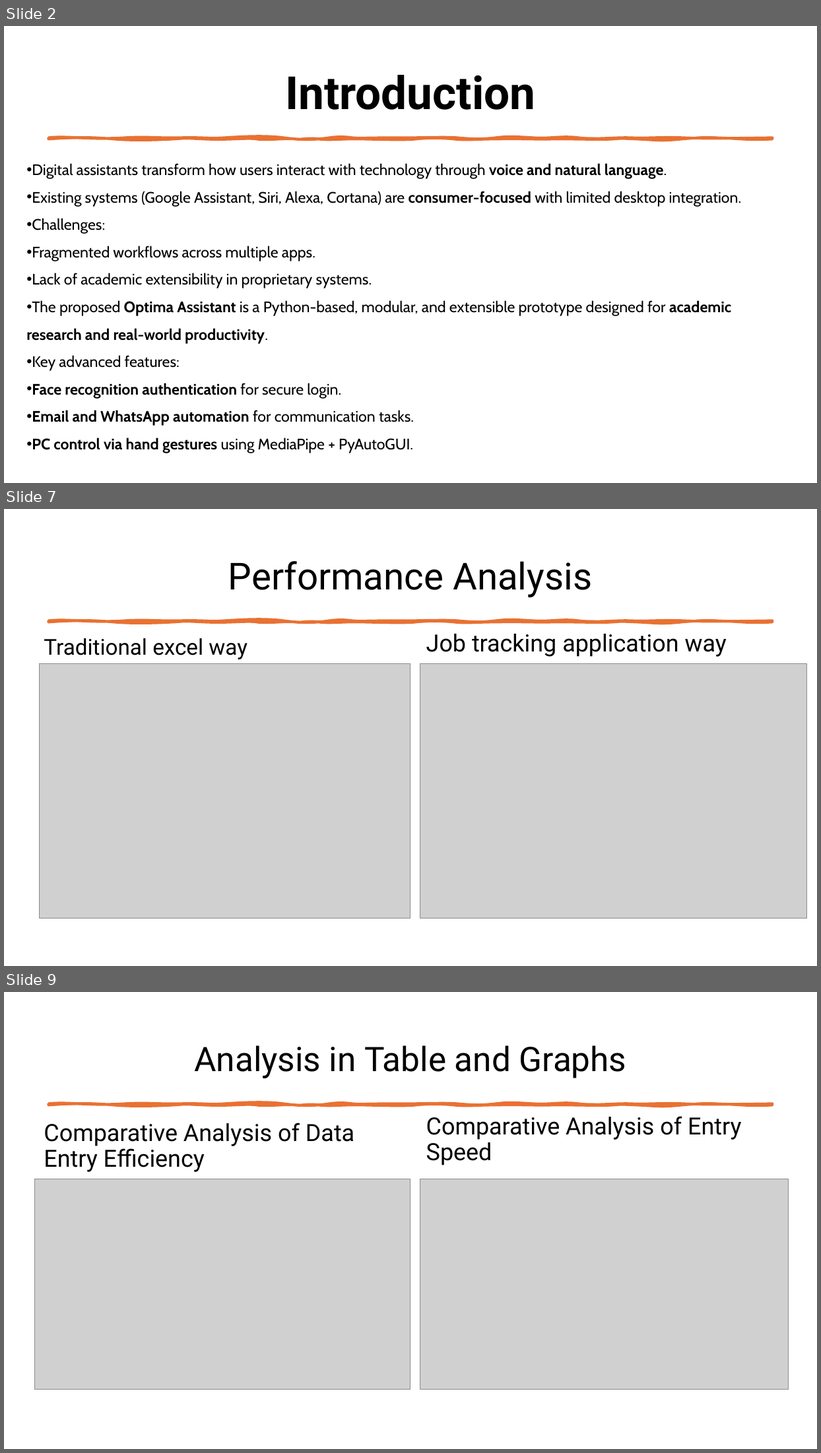
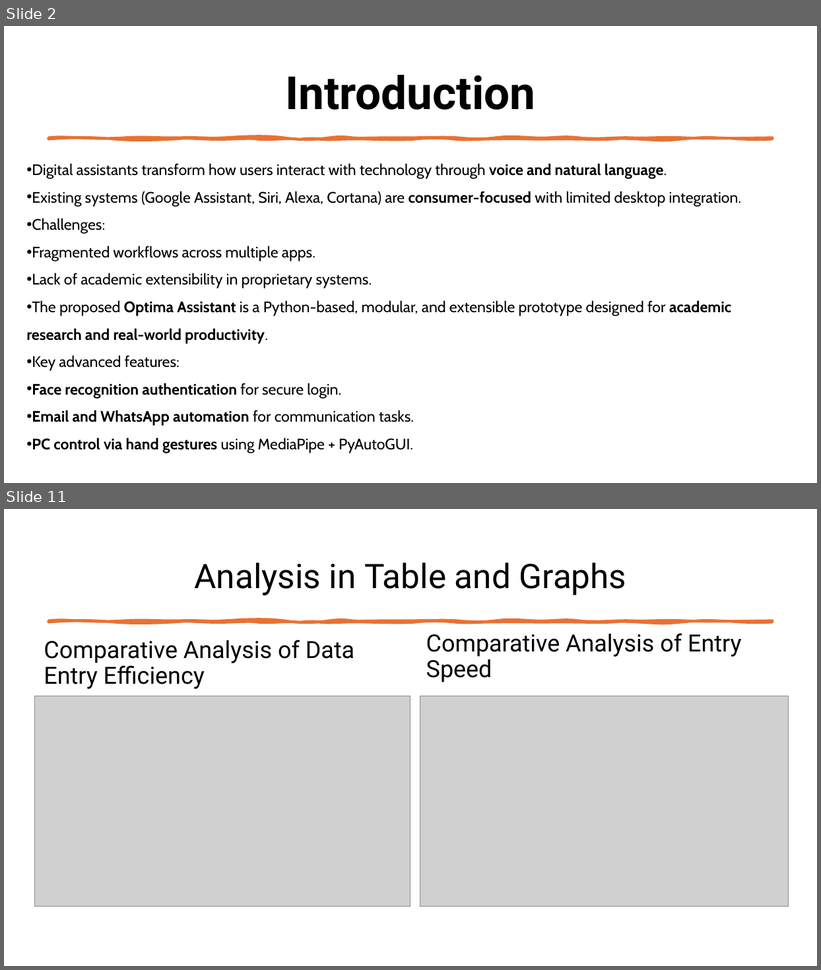
Before and after one commit to suhelgupta/mca-final-year-project, a slide deck: reports/Vignan Project Presentation.pptx. Shown one above the other, each under a label of ours: slides 2, 7 and 9 before the commit, slides 2 and 11 after it; the slides between them are not shown. The pictures are 821x1453 and 821x970 pixels, drawn with LibreOffice and Linux fonts; fonts in the diff are those of the drawing; grey boxes stand for pictures. Boxes give left, top, right and bottom in pixels: in the first picture for what was removed or moved away, otherwise in the second. Text is boxed around its words. In the diff, an @@ line names an element or a change of style, - is before the commit and + after.

```diff
--- a/reports/Vignan Project Presentation.pptx
+++ b/reports/Vignan Project Presentation.pptx
@@ slide 7 removed at <box>4,509,817,966</box>, background #FFFFFF @@
@@ title removed at <box>228,561,592,597</box> @@
-Performance Analysis
@@ freeform shape removed at <box>48,621,773,622</box> @@
@@ text removed at <box>44,638,248,659</box> @@
-Traditional excel way
@@ text removed at <box>426,634,727,657</box> @@
-Job tracking application way
@@ picture removed at <box>40,664,411,919</box> @@
@@ picture removed at <box>420,664,807,919</box> @@
@@ what was slide 9 is now slide 11 @@
```
Also in this commit, not shown: 3 slides changed, 6 slides added, 3 other slides removed, 1 other file.
